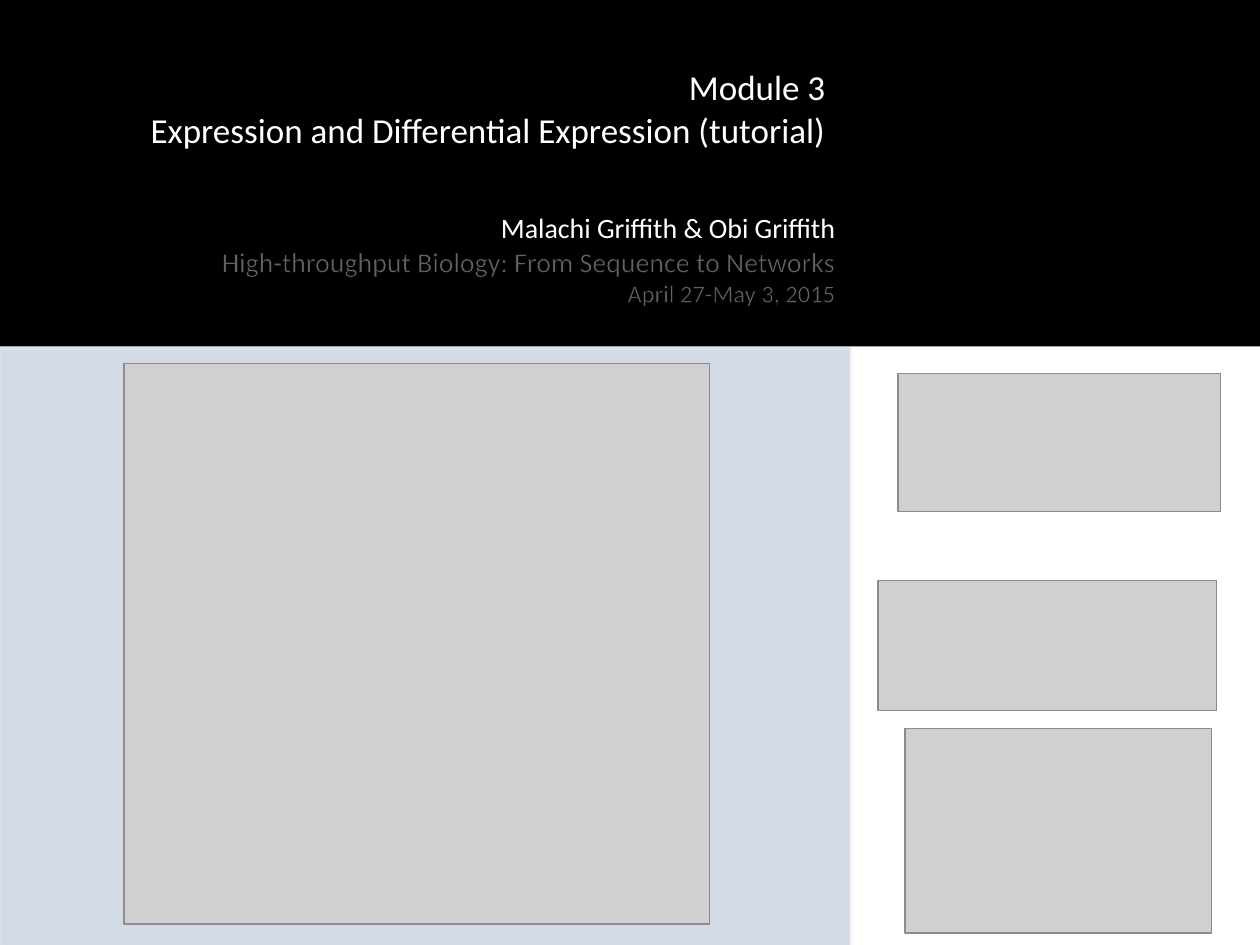
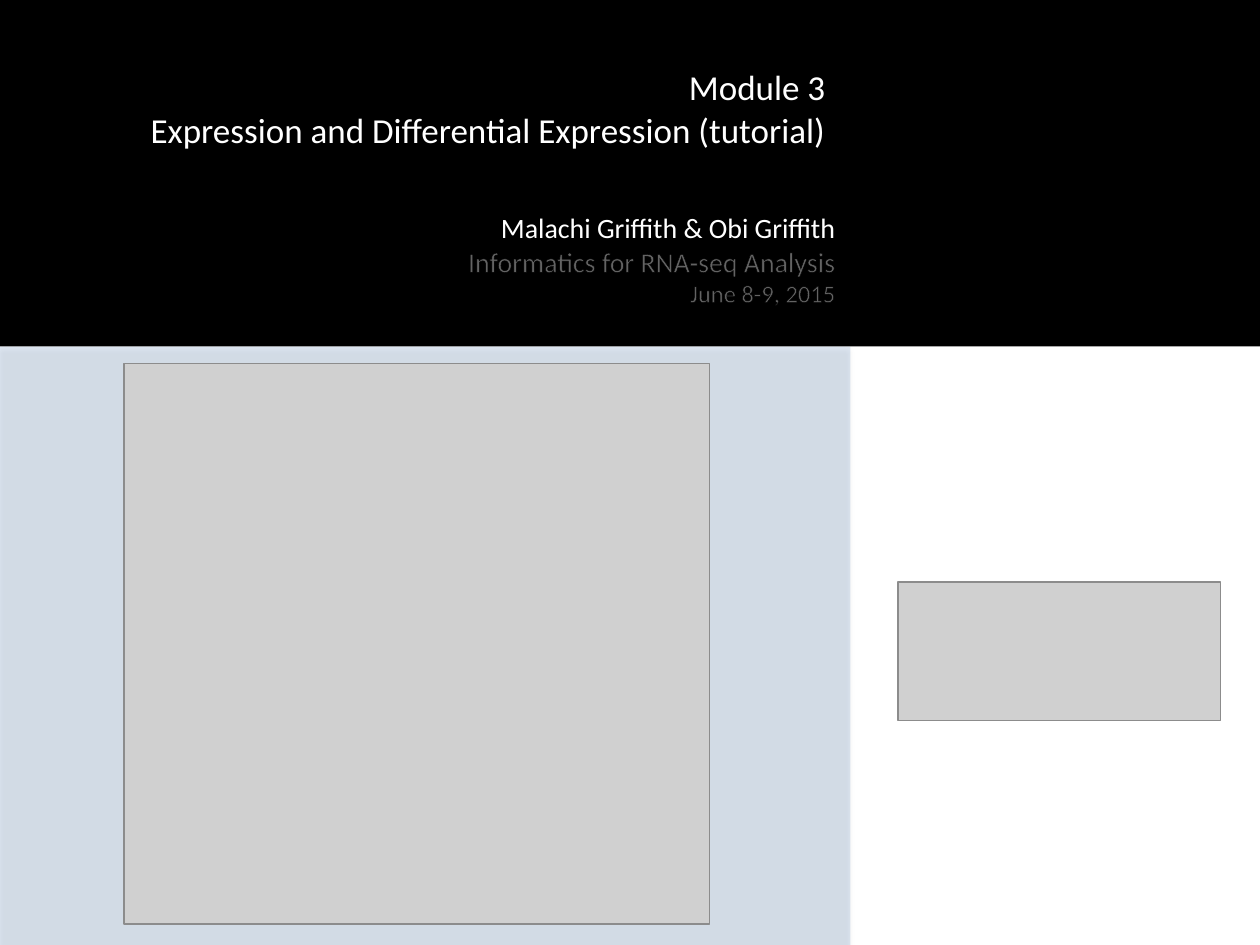
Before and after one commit to griffithlab/rnaseq_tutorial_wiki, a slide deck: slide 3 of LectureFiles/cbw/2015/RNASeq_Module3_Tutorial.pptx (slide 4 before the commit). Drawn at 1260x945 pixels with LibreOffice and Linux fonts; fonts in the diff are those of the drawing; grey boxes stand for pictures. Boxes give left, top, right and bottom in pixels: in the first picture for what was removed or moved away, otherwise in the second. Text is boxed around its words. In the diff, an @@ line names an element or a change of style, - is before the commit and + after.

```diff
--- a/LectureFiles/cbw/2015/RNASeq_Module3_Tutorial.pptx
+++ b/LectureFiles/cbw/2015/RNASeq_Module3_Tutorial.pptx
@@ text at (468, 253, 835, 303): text changed @@
-High-throughput Biology: From Sequence to Networks
-April 27-May 3, 2015
+Informatics for RNA-seq Analysis
+June 8-9, 2015
@@ picture removed at (898, 373, 1221, 512) @@
@@ picture: place and size @@
-picture at (878, 581, 1217, 711)
+picture at (898, 582, 1221, 721)
@@ picture removed at (905, 728, 1211, 932) @@
```
Also in this commit, not shown: 1 other slide changed, 1 slide removed, 7 other files.
